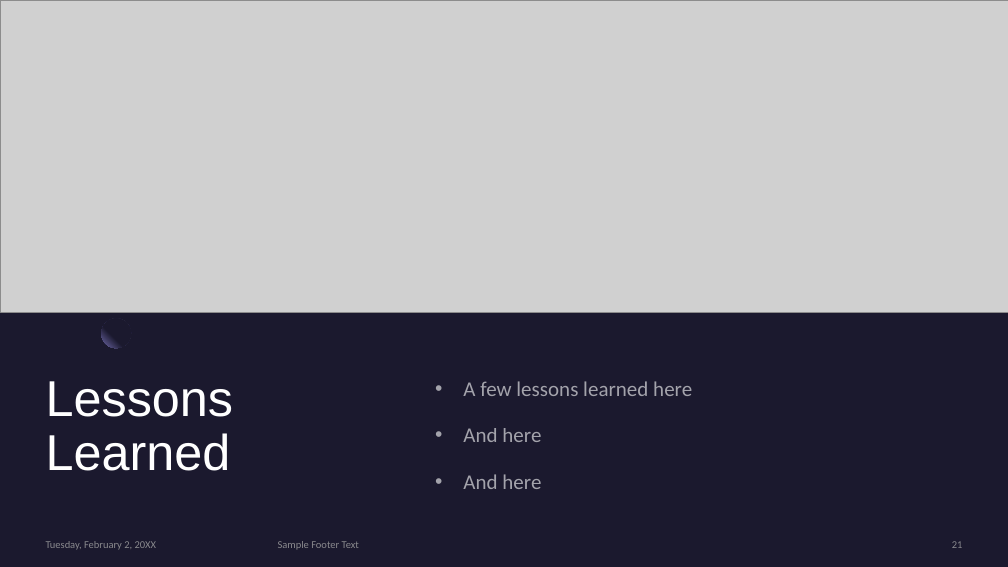
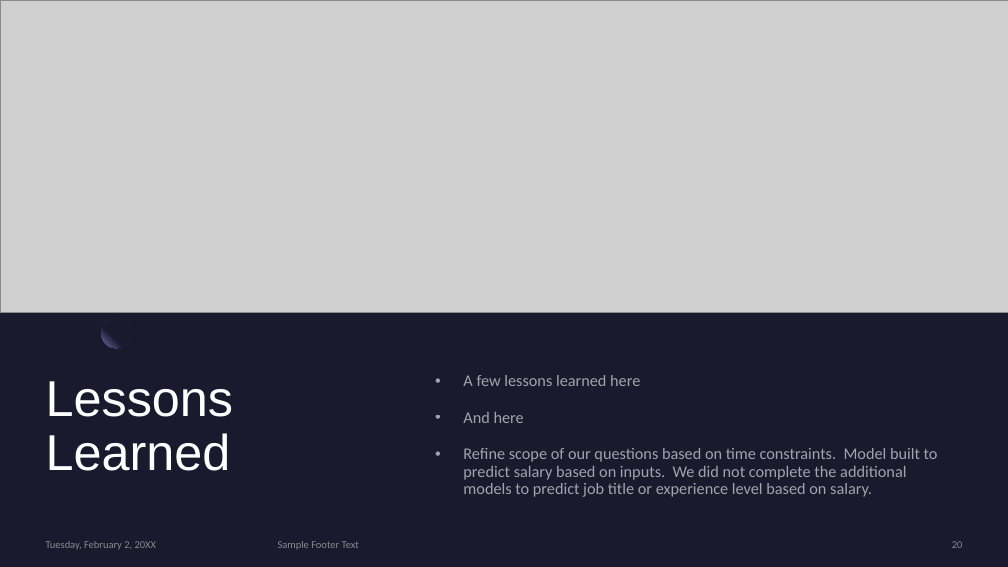
Before and after one commit to CMccormick0003/Data_Science_Salary_Trends, a slide deck: slide 20 of Presentation/draft_presentation_salaries_2023.pptx (slide 21 before the commit). Drawn at 1008x567 pixels with LibreOffice and Linux fonts; fonts in the diff are those of the drawing; grey boxes stand for pictures. Boxes give left, top, right and bottom in pixels: in the first picture for what was removed or moved away, otherwise in the second. Text is boxed around its words. In the diff, an @@ line names an element or a change of style, - is before the commit and + after.

```diff
--- a/Presentation/draft_presentation_salaries_2023.pptx
+++ b/Presentation/draft_presentation_salaries_2023.pptx
@@ text at (463, 375, 640, 423): size 20 to 15.5 pt in "A few lessons learned here", "And here"; line spacing 1.1 to 0.9 @@
@@ text at (463, 448, 938, 497): text changed; size 20 to 15.5 pt @@
-• And here
+• Refine scope of our questions based on time constraints. Model built to predict salary based on inputs. We did not complete the additional models to predict job title or experience level based on salary.
@@ page number at (952, 541, 963, 548): text changed @@
-21
+20
```
Also in this commit, not shown: 5 other slides changed.
